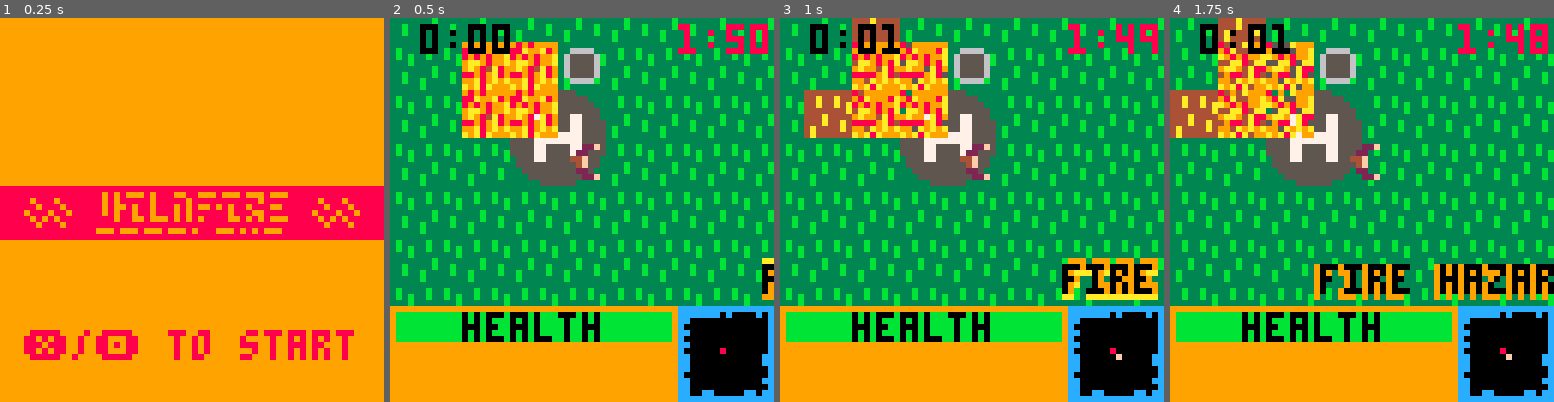
Above: before the commit, frames 1-4 (left to right).
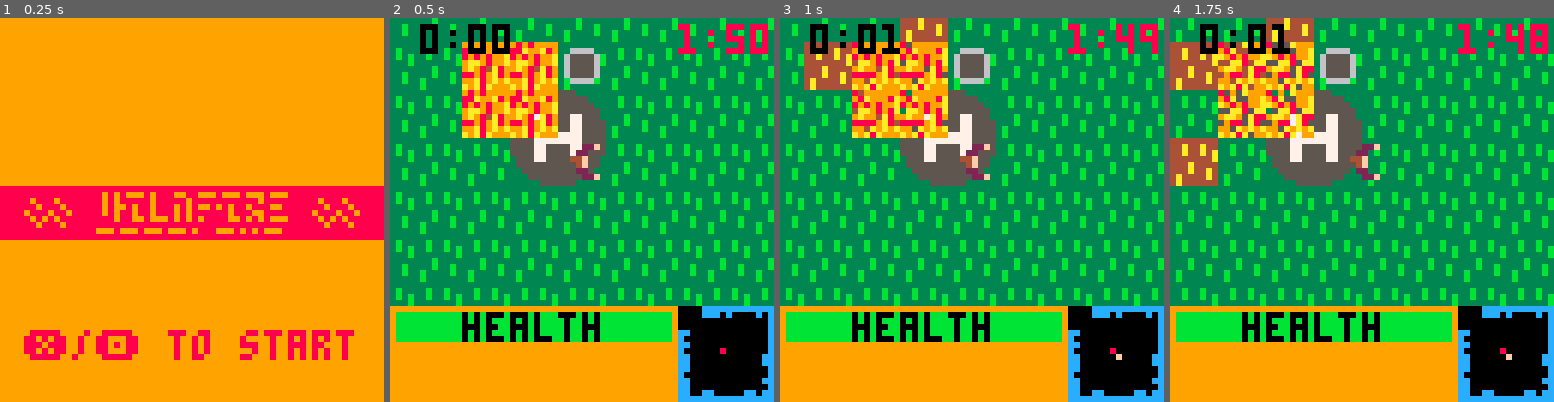
Above: after the commit, the same moments.

Repository: notCalle/pico-8-carts
Game: PICO-8 cartridge wildfire.p8
The game is run twice, just before and just after one commit, with the same random seed, the same clock (stepped at 60 frames per second) and the same inputs.
Inputs:
- Up to frame 1 (0.25 s): no input
- Up to frame 2 (0.5 s): tap X (X key) at 0.33 s
- Up to frame 3 (1 s): tap O (Z key) at 0.7 s
- Up to frame 4 (1.75 s): tap X (X key) at 1.07 s; hold Right from 1.6 s (still down); tap O (Z key) at 1.7 s

Frame 1 is identical in both runs. In frame 2, 0.6% of the frame differs, in the area x 75-100%, y 62-82%; in frame 3, 6.9%; in frame 4, 11%, in the area x 0-100%, y 0-82%.

Commit message:
Refactor to object oriented style

Diff:
--- a/wildfire.p8
+++ b/wildfire.p8
@@ -4,12 +4,13 @@
 -- wildfire
 -- by notcalle  #lowrezjam 2018
 
-tick=0
-thunder_tick=tick
-rescue_tick=tick
-max_ht=100.0
-game_state={}
-game_time=0
+init_state={
+	init=function()
+		poke(0x5f2c,3) -- 64x64 mode
+		cls()
+		game.next(menu_state)
+	end
+}
 
 -- sprite flag definitions
 fl_b={
@@ -58,87 +59,94 @@
 -- game menu screen
 --
 
-function update_menu()
-	if btnp(4) or btnp(5) then
-		next_state=world_state
-	end
-end
-
-function draw_menu()
-	if(tick%2~=0) return
-	cls(9)
-	draw_firetext("wildfire")
-	cprint("❎/🅾️ to start",52,8,2)
-end
-
 menu_state={
-	draw=draw_menu,
-	update=update_menu
-	}
+	update=function(my)
+		if button.po or button.px then
+			game.next(world_state)
+		end
+	end,
+
+	draw=function(my)
+		if(not game.nth_tick(2)) return
+		cls(9)
+		draw_firetext("wildfire")
+		cprint("❎/🅾️ to start",52,8,2)
+	end
+}
 
 --
 -- game over screen
 --
 
-function update_gameover()
-	if btnp(4) or btnp(5) then
-		extcmd("reset")
-	end
-end
-
-function draw_gameover()
-	draw_firetext("game over")
-end
-
 gameover_state={
-	draw=draw_gameover,
-	update=update_gameover
-	}
-
-function draw_rescue()
-	draw_firetext("rescued")
-end
-
-rescue_state={
-	draw=draw_rescue,
-	update=update_gameover
-	}
+	draw=function()
+		draw_firetext("game over")
+	end
+}
+
+--
+-- rescued screen
+--
+
+rescued_state={
+	draw=function()
+		draw_firetext("rescued")
+	end
+}
+
 --
 -- running game
 --
 
 banner={
-	tick=0,
-	str=nil,
-	}
-
-function draw_banner()
-	if(banner.tick<=tick) return
-
-	local str=banner.str
-
-	clip(0,39,64,46)
-	camera(banner.x,-40)
-	print(str,rnd(3),rnd(3),10)
-	print(str,rnd(3),rnd(3),9)
-	print(str,rnd(3),rnd(3),10)
-	print(str,rnd(3),rnd(3),9)
-	print(str,1,1,0)
-	banner.x+=1
-end
-
-function set_banner(str)
-	banner.x=-64
-	banner.str=str
-	banner.tick=tick+64+4*#str
-end
+	init=function(my,str)
+		my.tick=0
+		my.str=str
+		my.x=0
+	end,
+
+	update=function(my)
+		my.x+=1
+	end,
+
+	draw=function(my)
+		if(my.tick<=game.tick) return
+
+		local str=my.str
+
+		clip(0,39,64,46)
+		camera(my.x,-40)
+		print(str,rnd(3),rnd(3),10)
+		print(str,rnd(3),rnd(3),9)
+		print(str,rnd(3),rnd(3),10)
+		print(str,rnd(3),rnd(3),9)
+		print(str,1,1,0)
+	end,
+
+	new=function(str)
+		my=banner -- fixme
+		my.x=-64
+		my.str=str
+		my.tick=game.tick+64+4*#str
+	end,
+}
 
 -- items
 
 item={
 	bucket=64,
-	bucket_full=65
-	}
+	bucket_full=65,
+
+	take=function(play,x,y)
+		local ispr=iget(x,y)
+		if ispr==item.bucket or ispr==item.bucket_full then
+			play.n_bkt+=1
+			if(ispr==item.bucket_full) play.bkt+=1
+			banner.new("bucket taken",0)
+		end
+		iset(x,y,0)
+	end,
+}
 
 function iset(x,y,item)
 	mset(64+x,y,item)
@@ -148,419 +156,524 @@
 	return mget(64+x,y)
 end
 
-function take_item(x,y)
-	local ispr=iget(x,y)
-	if ispr==item.bucket or ispr==item.bucket_full then
-		play.n_bkt+=1
-		if(ispr==item.bucket_full) play.bkt+=1
-		set_banner("bucket taken",0)
-	end
-	iset(x,y,0)
-end
-
-function mmset(x,y,c)
-	local mm_x=112+x/4
-	local mm_y=48+y/4
-	sset(mm_x,mm_y,c)
-end
-
 -- player data
 
-play={
-	x=256,
-	y=256,
-	dx=0,
-	dy=0,
-	hd_x=1,
-	hd_y=0,
-	ht=max_ht,
-	en=max_ht,
-	bkt=0,
-	n_bkt=0
-	}
-
-function hurt_player(dmg)
-	play.ht=max(0,play.ht-dmg)
-	play.en=min(play.en,play.ht)
-	if play.ht==0 then
-		next_state=gameover_state
-	end
-end
-
-function tire_player(pow)
-	local en=play.en-max(pow-1,0)
-	play.en=max(0,en)
-	if en<0 then
-		hurt_player(en/-20)
-	end
-end
-
-function heal_player(rate)
-	local ht=(1+play.ht)*(1+rate)
-	play.ht=min(ht,max_ht)
-end
-
-function rest_player(rate)
-	local en=(1+play.en)*(1+rate)
-	play.en=min(en,play.ht)
-end
-
-function move_player(spd)
-	local mov_x=0
-	local mov_y=0
-
-	if(btn(0)) mov_x-=1
-	if(btn(1)) mov_x+=1
-	if(btn(2)) mov_y-=1
-	if(btn(3)) mov_y+=1
-	if mov_x~=0 or mov_y~=0 then
-		play.hd_x=mov_x
-		play.hd_y=mov_y
-		tire_player(spd)
-		if(play.en<max_ht/4) spd/=2
-	else
-		rest_player(0.01)
-	end
-	play.dx=mov_x*spd
-	play.dy=mov_y*spd
-	play.x=mid(0,play.x+play.dx,504)
-	play.y=mid(0,play.y+play.dy,504)
-end
-
-function collide_player()
-	local mflags=0
-	local iflags=0
-
-	for d_x=0,7,7 do
-		local map_x=(play.x+d_x)/8
-		for d_y=0,7,7 do
-			local map_y=(play.y+d_y)/8
-			local iflag=fget(iget(map_x,map_y))
-			local mflag=fget(mget(map_x,map_y))
-			iflags=bor(iflags,iflag)
-			mflags=bor(mflags,mflag)
-
-			if fl_tst(fl_m.fire,iflag) then
-				hurt_player(1)
-			end
-
-			if fl_tst(fl_m.item,iflag) then
-				take_item(map_x,map_y)
-			end
-
-			if fl_tst(fl_m.rescue,mflag) and rescue then
-				next_state=rescue_state
-			end
-		end
-	end
-
-	local aflags=bor(mflags,iflags)
-
-	if fl_tst(fl_m.water,mflags) then
-		play.bkt=min(play.n_bkt,play.bkt+1)
-		heal_player(0.001)
-	end
-
-	if fl_tst(fl_m.block,aflags) then
-		play.x-=play.dx
-		play.y-=play.dy
-	end
-end
-
-function use_bucket(pow)
-	if(play.bkt<1) return
-	tire_player(pow*20)
-	if(play.en<=25) pow/=2
-
-	for x=-1,8,3 do
-		local mx=(play.x+x)/8+play.hd_x*(pow+1)
-		for y=-1,8,3 do
-			local my=(play.y+y)/8+play.hd_y*(pow+1)
-			if iget(mx,my)==0 then
-				iset(mx,my,12)
-			end
-			if fget(iget(mx,my),fl_b.fire) then
-				clr_fire(mx,my,12)
-			end
-		end
-	end
-	play.bkt-=1
-end
-
-function update_player()
-	local pow=1
-	if(btn(5)) pow*=2
-	move_player(pow)
-	collide_player()
-	if(btnp(4)) use_bucket(pow)
-end
-
-function clr_fire(x,y,sp)
-	if(not on_fire(x,y)) return
-
-	mmset(x,y,0)
-	iset(x,y,sp)
-	if rnd(1)<0.1 then
-		mset(x,y,4)
-	end
-end
-
-function set_fire(x,y,always)
-	local m_spr=mget(x,y)
-	if(fget(m_spr,fl_b.water)) return
-	if fget(iget(x,y),fl_b.wet) then
-		iset(x,y,0)
-		return
-	end
-	if fget(m_spr,fl_b.fire) or always then
-		mmset(x,y,8)
-		iset(x,y,15)
-	end
-	if(fget(m_spr,fl_b.last)) return
-	mset(x,y,mget(x,y)+1)
-end
-
-function on_fire(x,y)
-	if x<0 or y<0 or x>63 or y>64 then
-		return false
-	end
-	return fget(iget(x,y),fl_b.fire)
-end
-
-function update_fire(x,y)
-	local prob=0
-	for d_x=-1,1 do
-		for d_y=-1,1 do
-			local ispr=iget(x+d_x,y+d_y)
-			if fget(ispr,fl_b.fire) then
-				prob+=0.11
-			elseif fget(ispr,fl_b.wet) then
-				prob-=0.1
-			end
-		end
-	end
-	if rnd(1)<prob then
-		set_fire(x,y)
-	elseif rnd(0.11)>prob then
-		clr_fire(x,y)
-	end
-end
-
-function animate_fire()
-	local x=flr(rnd(8))
-	local y=flr(rnd(8))
-	local c=(flr(rnd(4))+8)%11
-	sset(x+120,y,c)
-end
-
-function update_thunder(prob)
-	if rnd(1) < prob then
-		local thun_x=flr(rnd(64))
-		local thun_y=flr(rnd(64))
-
-		set_fire(thun_x,thun_y,true)
-
-		thunder_tick=tick+flr(4+rnd(4))
-		sfx(0)
-	end
-end
-
-function thunderstrike()
-	return thunder_tick>tick
-end
-
-function update_rescue()
-	if(tick<rescue_tick) return
-
-	local fire=false
-	for x=29,34 do
-		for y=29,34 do
-			fire=fire or fget(iget(x,y),fl_b.fire)
-		end
-	end
-
-	if fire then
-		set_banner("fire hazard - rescue turned away")
-		rescue_tick+=flr((1+rnd(1))*60*30)
-		local px=play.x/8
-		local py=play.y/8
-		iset(px+rnd(5)-2,py+rnd(5)-2,item.bucket)
-		rescue=false
-	else
-		rescue=true
-	end
-end
-
-function update_world()
-	if(tick%30==0) game_time+=1
-
-	update_player()
-
-	world_x=mid(0,play.x-28,448)
-	world_y=mid(0,play.y-20,464)
-
-	update_thunder(0.005)
-	for x=0,63 do
-		update_fire(x,tick%64)
-	end
-
-	animate_fire()
-	update_rescue()
-end
-
-function draw_map()
-	local cam_x=world_x%8
-	local cam_y=world_y%8
-	local map_x=flr(world_x/8)
-	local map_y=flr(world_y/8)
-
-	clip(0,0,64,48)
-	camera(cam_x,cam_y)
-	map(map_x,map_y,0,0,9,7)
-	map(map_x+64,map_y,0,0,9,7)
-end
-
-function draw_minimap()
-	clip(48,48,16,16)
-	camera(-48,-48)
-	rectfill(0,0,16,16,0)
-	spr(110,0,0,2,2)
-	if tick%2 == 1 then
-		pset(play.x/32,play.y/32,15)
-	end
-end
-
-function draw_player()
-	local pspr=33+play.hd_x+16*play.hd_y
-
-	clip(0,0,64,48)
-	camera(world_x,world_y)
-	spr(pspr,play.x,play.y)
-end
-
-function draw_ui()
-	camera(0,-48)
-	clip(0,48,48,16)
-	rectfill(0,0,64,16,9)
-
-	ht_px=flr(46*play.ht/max_ht)
-	en_px=flr(46*play.en/max_ht)
-	rectfill(1,1,46,5,8)
-	if(ht_px>0)rectfill(1,1,ht_px,5,10)
-	if(en_px>0)rectfill(1,1,en_px,5,11)
-	print("health",12,1,0)
-
-	if play.n_bkt>0 then
-		for n=1,play.bkt do
-			spr(item.bucket_full,n*7-6,7)
-		end
-		for n=play.bkt+1,play.n_bkt do
-			spr(item.bucket,n*7-6,7)
-		end
-	end
-end
-
-function draw_timer(s,x,col)
-	local m=flr(s/60)
-	local s=s%60
-	local tstr
-
-	if s<10 then
-		tstr=m..":0"..s
-	else
-		tstr=m..":"..s
-	end
-
-	clip()
-	camera()
-	print(tstr,x-4*#tstr,1,col)
-end
-
-function draw_world()
-	cls(6+flr(rnd(2)))
-	if not thunderstrike() then
-		draw_map()
-	end
-
-	draw_player()
-	draw_minimap()
-	draw_ui()
-	draw_banner()
-
-	local rts=flr(max(rescue_tick-tick,0)/30)
-
-	draw_timer(rts,64,8)
-	draw_timer(game_time,21,0)
-end
+player={
+	max_ht=100.0,
+
+	init=function(my)
+		my.x=256
+		my.y=256
+		my.dx=0
+		my.dy=0
+		my.hd_x=1
+		my.hd_y=0
+		my.ht=my.max_ht
+		my.en=my.max_ht
+		my.bkt=0
+		my.n_bkt=0
+	end,
+
+	hurt=function(my,dmg)
+		my.ht=max(0,my.ht-dmg)
+		my.en=min(my.en,my.ht)
+		if my.ht==0 then
+			game.next(gameover_state)
+		end
+	end,
+
+	tire=function(my,pow)
+		local en=my.en-max(pow-1,0)
+		my.en=max(0,en)
+		if en<0 then
+			my.hurt(my,en/-20)
+		end
+	end,
+
+	heal=function(my,rate)
+		local ht=(1+my.ht)*(1+rate)
+		my.ht=min(ht,my.max_ht)
+	end,
+
+	rest=function(my,rate)
+		local en=(1+my.en)*(1+rate)
+		my.en=min(en,my.ht)
+	end,
+
+	move=function(my,spd)
+		local mov_x=0
+		local mov_y=0
+
+		if(button.l) mov_x-=1
+		if(button.r) mov_x+=1
+		if(button.u) mov_y-=1
+		if(button.d) mov_y+=1
+
+		if mov_x~=0 or mov_y~=0 then
+			my.hd_x=mov_x
+			my.hd_y=mov_y
+			my.tire(my,spd)
+			if(my.en<my.max_ht/4) spd/=2
+		else
+			my.rest(my,0.01)
+		end
+
+		local dx=mov_x*spd
+		local dy=mov_y*spd
+
+		my.x=mid(0,my.x+dx,504)
+		my.y=mid(0,my.y+dy,504)
+		my.collide(my,dx,dy)
+	end,
+
+	collide=function(my,dx,dy)
+		local mflags=0
+		local iflags=0
+
+		for d_x=0,7,7 do
+			local map_x=(my.x+d_x)/8
+			for d_y=0,7,7 do
+				local map_y=(my.y+d_y)/8
+				local iflag=fget(iget(map_x,map_y))
+				local mflag=fget(mget(map_x,map_y))
+				iflags=bor(iflags,iflag)
+				mflags=bor(mflags,mflag)
+
+				if fl_tst(fl_m.fire,iflag) then
+					my.hurt(my,1)
+				end
+
+				if fl_tst(fl_m.item,iflag) then
+					item.take(my,map_x,map_y)
+				end
+
+				if fl_tst(fl_m.rescue,mflag) and rescue.can_land then
+					game.next(rescue_state)
+				end
+			end
+		end
+
+		local aflags=bor(mflags,iflags)
+
+		if fl_tst(fl_m.water,mflags) then
+			my.bkt=min(my.n_bkt,my.bkt+1)
+			my.heal(my,0.001)
+		end
+
+		if fl_tst(fl_m.block,aflags) then
+			my.x-=dx
+			my.y-=dy
+		end
+	end,
+
+	update=function(my)
+		local pow=1
+		if(button.x) pow*=2
+		my.move(my,pow)
+		if(button.po) my.use_bucket(my,pow)
+	end,
+
+	draw=function(my)
+		local pspr=33+my.hd_x+16*my.hd_y
+
+		clip(0,0,64,48)
+		camera(world.x,world.y)
+		spr(pspr,my.x,my.y)
+	end,
+
+	use_bucket=function(my,pow)
+		if(my.bkt<1) return
+		my.tire(my,pow*20)
+		if(my.en<=25) pow/=2
+
+		for x=-1,8,3 do
+			local mx=(my.x+x)/8+my.hd_x*(pow+1)
+			for y=-1,8,3 do
+				local my=(my.y+y)/8+my.hd_y*(pow+1)
+				if iget(mx,my)==0 then
+					iset(mx,my,12)
+				end
+				if fget(iget(mx,my),fl_b.fire) then
+					fire.clr(mx,my,12)
+					sfx(1)
+				end
+			end
+		end
+		my.bkt-=1
+	end,
+}
+
+fire={
+	init=function()
+		fire.set(31,31,true)
+		fire.set(31,30,true)
+		fire.set(30,31,true)
+		fire.set(30,30,true)
+	end,
+
+	clr=function(x,y,sp)
+		if(not fire.at(x,y)) return
+
+		minimap.set(x,y,0)
+		iset(x,y,sp)
+		if rnd(1)<0.1 then
+			mset(x,y,4)
+		end
+	end,
+
+	set=function(x,y,always)
+		local m_spr=mget(x,y)
+		if(fget(m_spr,fl_b.water)) return
+		if fget(iget(x,y),fl_b.wet) then
+			iset(x,y,0)
+			return
+		end
+		if fget(m_spr,fl_b.fire) or always then
+			minimap.set(x,y,8)
+			iset(x,y,15)
+		end
+		if(fget(m_spr,fl_b.last)) return
+		mset(x,y,mget(x,y)+1)
+	end,
+
+	at=function(x,y)
+		if x<0 or y<0 or x>63 or y>64 then
+			return false
+		end
+		return fget(iget(x,y),fl_b.fire)
+	end,
+
+	animate=function()
+		local x=flr(rnd(8))
+		local y=flr(rnd(8))
+		local c=(flr(rnd(4))+8)%11
+		sset(x+120,y,c)
+	end,
+
+	update_at=function(x,y)
+		local prob=0
+		for d_x=-1,1 do
+			for d_y=-1,1 do
+				local ispr=iget(x+d_x,y+d_y)
+				if fget(ispr,fl_b.fire) then
+					prob+=0.11
+				elseif fget(ispr,fl_b.wet) then
+					prob-=0.1
+				end
+			end
+		end
+		if rnd(1)<prob then
+			fire.set(x,y)
+		elseif rnd(0.11)>prob then
+			fire.clr(x,y)
+		end
+	end,
+
+	update=function()
+		for x=0,63 do
+			fire.update_at(x,game.tick%64)
+		end
+	end
+}
+
+thunder={
+	init=function()
+		thunder.tick=0
+		thunder.prob=0.005
+	end,
+
+	update=function()
+		if rnd(1) < thunder.prob then
+			local thun_x=flr(rnd(64))
+			local thun_y=flr(rnd(64))
+
+			fire.set(thun_x,thun_y,true)
+
+			thunder.tick=game.tick+flr(4+rnd(4))
+			sfx(0)
+		end
+	end,
+
+	strike=function()
+		return thunder.tick>game.tick
+	end
+}
+
+rescue={
+	init=function()
+		rescue.can_land=false
+		rescue.tick=0
+	end,
+
+	update=function()
+		if(game.tick<rescue.tick) return
+
+		local on_fire=false
+		for x=29,34 do
+			for y=29,34 do
+				on_fire=on_fire or fire.at(x,y)
+			end
+		end
+
+		if fire then
+			banner.new("fire hazard - rescue turned away")
+			rescue.tick+=flr((1+rnd(1))*60*30)
+			local px=player.x/8
+			local py=player.y/8
+			iset(px+rnd(5)-2,py+rnd(5)-2,item.bucket)
+			rescue.can_land=false
+		else
+			if rescue.can_land==false then
+				banner.new("helipad clear - rescue landed")
+			end
+			rescue.can_land=true
+		end
+	end,
+
+	draw=function()
+		local secs=flr(max(rescue.tick-game.tick,0)/30)
+
+		timer.draw(secs,64,8)
+	end
+}
+
+minimap={
+	init=function()
+		for x=0,15 do
+			for y=0,15 do
+				minimap.clr(x,y)
+			end
+		end
+	end,
+
+	draw=function()
+		clip(48,48,16,16)
+		camera(-48,-48)
+		rectfill(0,0,16,16,0)
+		spr(110,0,0,2,2)
+		if game.tick%2 == 1 then
+			pset(player.x/32,player.y/32,15)
+		end
+	end,
+
+	clr=function(x,y)
+		minimap.set(x,y,0)
+	end,
+
+	set=function(x,y,c)
+		local mm_x=112+x/4
+		local mm_y=48+y/4
+		sset(mm_x,mm_y,c)
+	end
+}
+
+timer={
+	draw=function(secs,x,c)
+		local m=flr(secs/60)
+		local s=secs%60
+		local tstr
+
+		if s<10 then
+			tstr=m..":0"..s
+		else
+			tstr=m..":"..s
+		end
+
+		clip()
+		camera()
+		print(tstr,x-4*#tstr,1,c)
+	end
+}
+
+ui={
+	init=function()
+		init(minimap)
+	end,
+
+	draw=function()
+		camera(0,-48) clip(0,48,48,16)
+		rectfill(0,0,64,16,9)
+
+		ht_px=flr(46*player.ht/player.max_ht)
+		en_px=flr(46*player.en/player.max_ht)
+		rectfill(1,1,46,5,8)
+		if(ht_px>0)rectfill(1,1,ht_px,5,10)
+		if(en_px>0)rectfill(1,1,en_px,5,11)
+		print("health",12,1,0)
+
+		if player.n_bkt>0 then
+			for n=1,player.bkt do
+				spr(item.bucket_full,n*7-6,7)
+			end
+			for n=player.bkt+1,player.n_bkt do
+				spr(item.bucket,n*7-6,7)
+			end
+		end
+		draw(minimap)
+		draw(minimap)
+		timer.draw(game.seconds,21,0)
+	end
+}
+
+water={
+	line=function()
+		local sum=0
+		for n=1,10 do
+			sum+=rnd(1)
+		end
+		return max(1,sum-2)
+	end,
+
+	init=function()
+		for n=0,63 do
+			for c=0,water.line() do
+				water.set(n,c)
+			end
+
+			for c=0,water.line() do
+				water.set(c,n)
+			end
+
+			for c=0,water.line() do
+				water.set(63-n,63-c)
+			end
+
+			for c=0,water.line() do
+				water.set(63-c,63-n)
+			end
+		end
+	end,
+
+	set=function(x,y)
+		mset(x,y,14)
+		minimap.set(x,y,12)
+	end,
+}
+
+world={
+	init=function(my)
+		my.x=256
+		my.y=256
+		init(water)
+		init(fire)
+		init(thunder)
+	end,
+
+	update=function(my)
+		my.x=mid(0,player.x-28,448)
+		my.y=mid(0,player.y-20,464)
+
+		update(thunder)
+		update(fire)
+		fire.animate()
+	end,
+
+	draw=function(my)
+		local cam_x=my.x%8
+		local cam_y=my.y%8
+		local map_x=flr(my.x/8)
+		local map_y=flr(my.y/8)
+
+		clip(0,0,64,48)
+		camera(cam_x,cam_y)
+		map(map_x,map_y,0,0,9,7)
+		map(map_x+64,map_y,0,0,9,7)
+	end
+}
 
 world_state={
 	draw=draw_world,
-	update=update_world
-	}
-
-function waterline()
-	local sum=0
-	for n=1,10 do
-		sum+=rnd(1)
-	end
-	return max(1,sum-2)
+	update=update_world,
+
+	init=function()
+		init(player)
+		init(rescue)
+		init(world)
+		init(ui)
+	end,
+
+	update=function()
+		update(player)
+		update(rescue)
+		update(world)
+	end,
+
+	draw=function(my)
+		cls(6+flr(rnd(2)))
+		if not thunder.strike() then
+			draw(world)
+		end
+
+		draw(rescue)
+		draw(player)
+		draw(ui)
+	end,
+}
+
+--
+-- engine library
+--
+
+function noop() end
+function init(my) if(my) my.init(my) end
+function update(my) if(my) my.update(my) end
+function draw(my) if(my) my.draw(my) end
+
+button={
+	update=function(my)
+		local l,r,u,d,o,x
+		l,r,u,d,o,x=btn(0),btn(1),btn(2),btn(3),btn(4),btn(5)
+		my.l,my.r,my.u,my.d,my.o,my.x=l,r,u,d,o,x
+
+		l,r,u,d,o,x=btnp(0),btnp(1),btnp(2),btnp(3),btnp(4),btnp(5)
+		my.pl,my.pr,my.pu,my.pd,my.po,my.px=l,r,u,d,o,x
+	end
+}
+
+game={
+	state={},
+	tick=0,
+	seconds=0,
+
+	draw=noop,
+	update=noop,
+
+	init=function(state)
+		game.tick=0
+		game.seconds=0
+		game.next(state)
+	end,
+
+	next=function(state)
+		local update=state.update or noop
+		local draw=state.draw or noop
+		game.state,game.update,game.draw=state,update,draw
+		if(state.init) state.init(state)
+	end,
+
+	nth_tick=function(mod)
+		return game.tick%mod==0
+	end
+}
+
+--
+-- standard main loop
+--
+
+function _init()
+	game.init(init_state)
 end
 
-function set_water(x,y)
-	mset(x,y,14)
-	mmset(x,y,12)
+function _update()
+	update(button)
+	game.update(game.state)
+	game.tick+=1
+	if(game.nth_tick(30)) game.seconds+=1
 end
 
-function init_world()
-	local r1,r2,rt
-	for n=0,63 do
-		for c=0,waterline() do
-			set_water(n,c)
-		end
-
-		for c=0,waterline() do
-			set_water(c,n)
-		end
-
-		for c=0,waterline() do
-			set_water(63-n,63-c)
-		end
-
-		for c=0,waterline() do
-			set_water(63-c,63-n)
-		end
-	end
-
-	set_fire(31,31,true)
-	set_fire(31,30,true)
-	set_fire(30,31,true)
-	set_fire(30,30,true)
-end
-
---
--- main loop
---
-
-function _init()
-	poke(0x5f2c,3) -- 64x64 mode
-	init_world()
-	next_state=menu_state
-end
-
-function _update()
-	tick+=1
-	if game_state.update then
-		game_state.update()
-	end
-end
-
 function _draw()
-	if game_state.draw then
-		camera()
-		clip()
-		game_state.draw()
-	end
-	game_state=next_state
+	camera() clip()
+	game.draw(game.state)
 end
 
 __gfx__
Not shown, changed: the music (__music__) section of wildfire.p8
Not shown, changed: the sound effects (__sfx__) section of wildfire.p8
